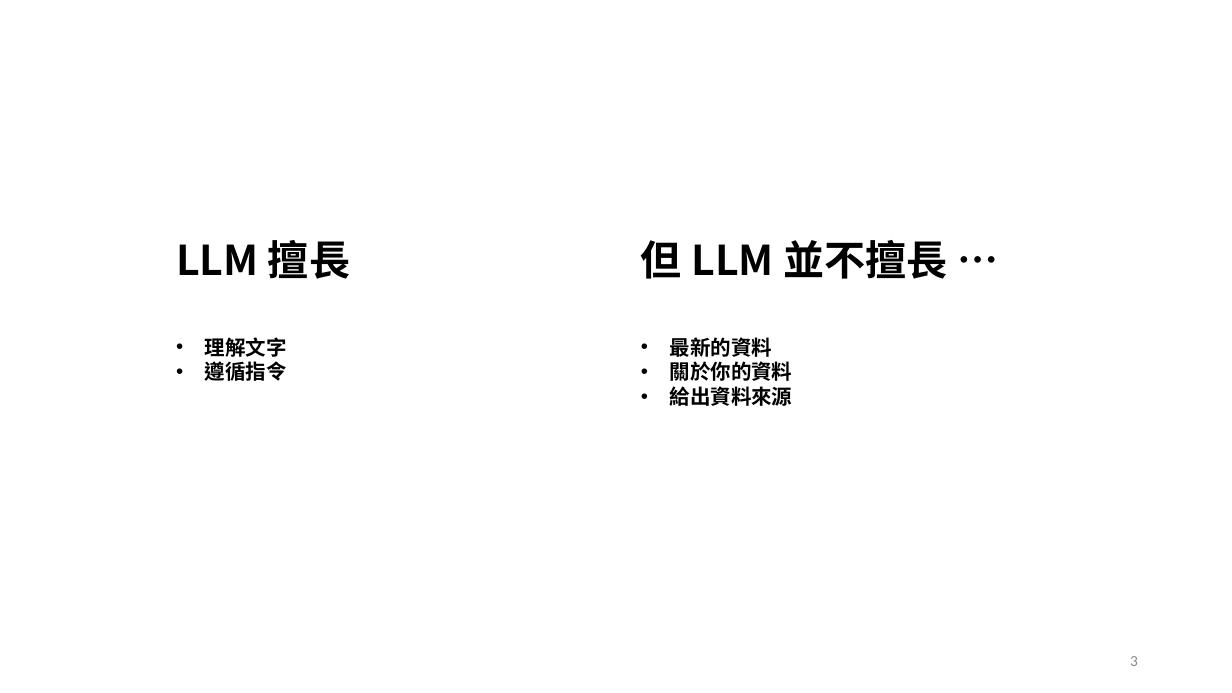
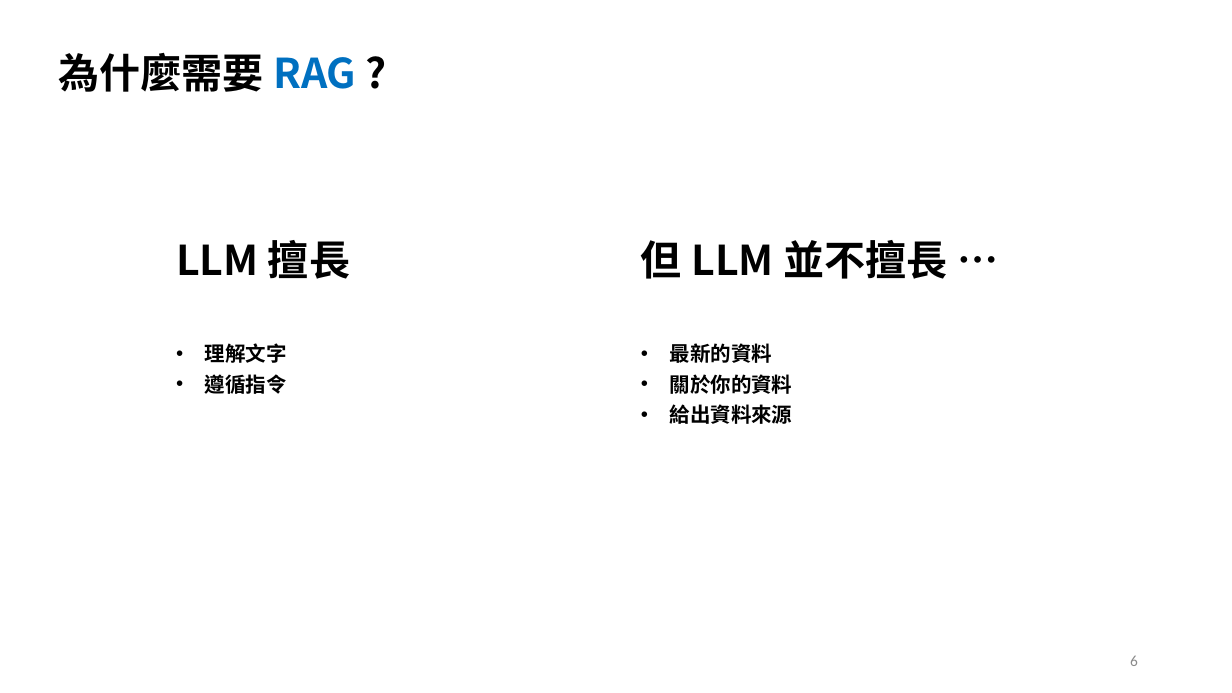
Before and after one commit to cathayins/llama_club, a slide deck: slide 7 of R1/R1.pptx (slide 4 before the commit). Drawn at 1232x693 pixels with LibreOffice and Linux fonts; fonts in the diff are those of the drawing. Boxes give left, top, right and bottom in pixels: in the first picture for what was removed or moved away, otherwise in the second. Text is boxed around its words. In the diff, an @@ line names an element or a change of style, - is before the commit and + after.

```diff
--- a/R1/R1.pptx
+++ b/R1/R1.pptx
@@ text added at box(58, 53, 356, 92), 32 pt, text #000000, bold @@
+為什麼需要 RAG ?
@@ text "理解文字" at box(205, 343, 287, 394): line spacing 1 to 24pt @@
@@ text "最新的資料" at box(670, 343, 793, 424): line spacing 1 to 24pt @@
@@ page number at box(1130, 655, 1138, 666): text changed @@
-3
+6
```
Also in this commit, not shown: 4 other slides changed, 4 slides added, 1 slide removed.
